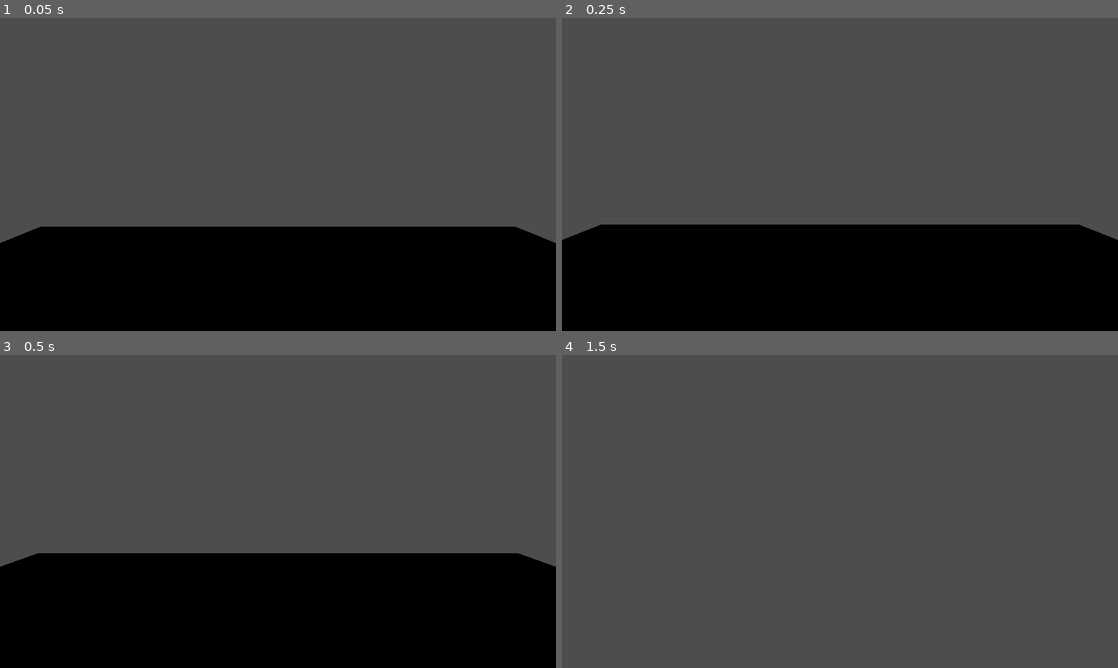
Above: before the commit, frames 1-4 (two rows, left to right).
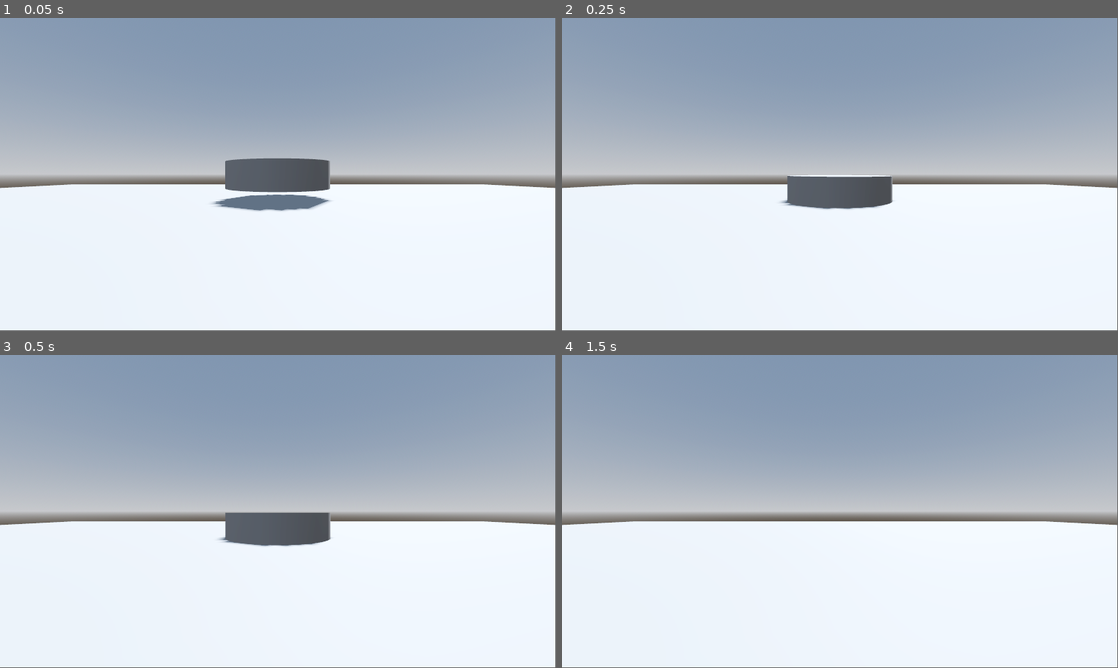
Above: after the commit, the same moments.

Repository: omaherne/turtlebot
Game: Godot game, scene res://maze_game.tscn
The game is run twice, just before and just after one commit, with the same random seed, the same clock (stepped at 60 frames per second) and the same inputs.
Inputs:
- Up to frame 1 (0.05 s): no input
- Up to frame 2 (0.25 s): no input
- Up to frame 3 (0.5 s): no input
- Up to frame 4 (1.5 s): tap Enter (ui_accept) at 0.5, 0.6, 0.77, 1.07, 1.35 s; hold Right (ui_right) 0.53-1.28 s; hold Down (ui_down) from 1.28 s (still down)
In our replay, the window is 800x450 before the commit and 799x449 after it. These sizes can differ from the game's own. Grey fills any space a smaller window leaves; there, only what the larger window draws over its background counts as a difference.

The runs differ from the first frame. In frame 1, 98% of the frame differs, in the area x 0-100%, y 0-100%; in frame 2, 98%; in frame 3, 98%; in frame 4, 100%.

Commit message:
GAME TIME
Added some movement, and updated the organization of the game

Diff:
--- /dev/null
+++ b/turtlebot-simulation/floor.gd
@@ -0,0 +1,11 @@
+extends MeshInstance3D
+
+
+# Called when the node enters the scene tree for the first time.
+func _ready() -> void:
+	pass # Replace with function body.
+
+
+# Called every frame. 'delta' is the elapsed time since the previous frame.
+func _process(delta: float) -> void:
+	pass
--- a/turtlebot-simulation/maze_game.tscn
+++ b/turtlebot-simulation/maze_game.tscn
@@ -1,26 +1,46 @@
-[gd_scene load_steps=4 format=3 uid="uid://cq47nanir25rs"]
+[gd_scene load_steps=7 format=3 uid="uid://cq47nanir25rs"]
 
-[ext_resource type="Script" path="res://turtle_bot.gd" id="1_74atu"]
+[ext_resource type="PackedScene" uid="uid://c2x7l0r3hggc2" path="res://turtle_bot.tscn" id="1_uk3sr"]
 
-[sub_resource type="QuadMesh" id="QuadMesh_46mps"]
-size = Vector2(50, 50)
+[sub_resource type="ProceduralSkyMaterial" id="ProceduralSkyMaterial_5hosa"]
+sky_horizon_color = Color(0.64625, 0.65575, 0.67075, 1)
+ground_horizon_color = Color(0.64625, 0.65575, 0.67075, 1)
 
-[sub_resource type="BoxShape3D" id="BoxShape3D_mn2v1"]
+[sub_resource type="Sky" id="Sky_xrkwd"]
+sky_material = SubResource("ProceduralSkyMaterial_5hosa")
 
-[node name="MazeGame" type="Node"]
+[sub_resource type="Environment" id="Environment_cstau"]
+background_mode = 2
+sky = SubResource("Sky_xrkwd")
+tonemap_mode = 2
+glow_enabled = true
+
+[sub_resource type="PlaneMesh" id="PlaneMesh_jma04"]
+size = Vector2(10, 10)
+
+[sub_resource type="ConcavePolygonShape3D" id="ConcavePolygonShape3D_im18f"]
+data = PackedVector3Array(5, 0, 5, -5, 0, 5, 5, 0, -5, -5, 0, 5, -5, 0, -5, 5, 0, -5)
+
+[node name="Maze Game" type="Node"]
+
+[node name="WorldEnvironment" type="WorldEnvironment" parent="."]
+environment = SubResource("Environment_cstau")
+
+[node name="DirectionalLight3D" type="DirectionalLight3D" parent="."]
+transform = Transform3D(-0.866023, -0.433016, 0.250001, 0, 0.499998, 0.866027, -0.500003, 0.749999, -0.43301, 0, 0, 0)
+shadow_enabled = true
+
+[node name="Camera3D" type="Camera3D" parent="."]
+transform = Transform3D(1, 0, 0, 0, 1, 0, 0, 0, 1, 0, 0.25, 0)
 
 [node name="Floor" type="MeshInstance3D" parent="."]
-transform = Transform3D(1, 0, 0, 0, -4.37114e-08, 1, 0, -1, -4.37114e-08, 0, 0, 0)
-mesh = SubResource("QuadMesh_46mps")
+mesh = SubResource("PlaneMesh_jma04")
+skeleton = NodePath("../Camera3D")
 
-[node name="Turtle Bot" type="CharacterBody3D" parent="."]
-transform = Transform3D(1, 0, 0, 0, -4.37114e-08, 1, 0, -1, -4.37114e-08, 0, 0, 0)
-script = ExtResource("1_74atu")
+[node name="StaticBody3D" type="StaticBody3D" parent="Floor"]
 
-[node name="CollisionShape3D" type="CollisionShape3D" parent="Turtle Bot"]
-transform = Transform3D(1, 0, 0, 0, 1, 0, 0, 0, 1, 0, -2.7634e-08, 0.632192)
-shape = SubResource("BoxShape3D_mn2v1")
+[node name="CollisionShape3D" type="CollisionShape3D" parent="Floor/StaticBody3D"]
+shape = SubResource("ConcavePolygonShape3D_im18f")
 
-[node name="Camera3D" type="Camera3D" parent="Turtle Bot"]
-transform = Transform3D(1, 0, 0, 0, 0.173648, -0.984808, 0, 0.984808, 0.173648, 0, 0, 10)
-fov = 63.8194
+[node name="TurtleBot" parent="." instance=ExtResource("1_uk3sr")]
+transform = Transform3D(1, 0, 0, 0, 1, 0, 0, 0, 1, 0, 0.25, -2)
--- a/turtlebot-simulation/project.godot
+++ b/turtlebot-simulation/project.godot
@@ -17,5 +17,41 @@
 
 [display]
 
-window/size/viewport_width=1280
-window/size/viewport_height=720
+window/size/viewport_width=1920
+window/size/viewport_height=1080
+window/size/mode=2
+
+[input]
+
+move_forward={
+"deadzone": 0.5,
+"events": [Object(InputEventKey,"resource_local_to_scene":false,"resource_name":"","device":-1,"window_id":0,"alt_pressed":false,"shift_pressed":false,"ctrl_pressed":false,"meta_pressed":false,"pressed":false,"keycode":0,"physical_keycode":87,"key_label":0,"unicode":119,"location":0,"echo":false,"script":null)
+, Object(InputEventKey,"resource_local_to_scene":false,"resource_name":"","device":-1,"window_id":0,"alt_pressed":false,"shift_pressed":false,"ctrl_pressed":false,"meta_pressed":false,"pressed":false,"keycode":0,"physical_keycode":4194320,"key_label":0,"unicode":0,"location":0,"echo":false,"script":null)
+]
+}
+rotate_left={
+"deadzone": 0.5,
+"events": [Object(InputEventKey,"resource_local_to_scene":false,"resource_name":"","device":-1,"window_id":0,"alt_pressed":false,"shift_pressed":false,"ctrl_pressed":false,"meta_pressed":false,"pressed":false,"keycode":0,"physical_keycode":65,"key_label":0,"unicode":97,"location":0,"echo":false,"script":null)
+, Object(InputEventKey,"resource_local_to_scene":false,"resource_name":"","device":-1,"window_id":0,"alt_pressed":false,"shift_pressed":false,"ctrl_pressed":false,"meta_pressed":false,"pressed":false,"keycode":0,"physical_keycode":4194319,"key_label":0,"unicode":0,"location":0,"echo":false,"script":null)
+]
+}
+rotate_right={
+"deadzone": 0.5,
+"events": [Object(InputEventKey,"resource_local_to_scene":false,"resource_name":"","device":-1,"window_id":0,"alt_pressed":false,"shift_pressed":false,"ctrl_pressed":false,"meta_pressed":false,"pressed":false,"keycode":0,"physical_keycode":68,"key_label":0,"unicode":100,"location":0,"echo":false,"script":null)
+, Object(InputEventKey,"resource_local_to_scene":false,"resource_name":"","device":-1,"window_id":0,"alt_pressed":false,"shift_pressed":false,"ctrl_pressed":false,"meta_pressed":false,"pressed":false,"keycode":0,"physical_keycode":4194321,"key_label":0,"unicode":0,"location":0,"echo":false,"script":null)
+]
+}
+move_backward={
+"deadzone": 0.5,
+"events": [Object(InputEventKey,"resource_local_to_scene":false,"resource_name":"","device":-1,"window_id":0,"alt_pressed":false,"shift_pressed":false,"ctrl_pressed":false,"meta_pressed":false,"pressed":false,"keycode":0,"physical_keycode":83,"key_label":0,"unicode":115,"location":0,"echo":false,"script":null)
+, Object(InputEventKey,"resource_local_to_scene":false,"resource_name":"","device":-1,"window_id":0,"alt_pressed":false,"shift_pressed":false,"ctrl_pressed":false,"meta_pressed":false,"pressed":false,"keycode":0,"physical_keycode":4194322,"key_label":0,"unicode":0,"location":0,"echo":false,"script":null)
+]
+}
+
+[rendering]
+
+anti_aliasing/quality/msaa_3d=1
+lights_and_shadows/quality/msaa_3d=0
+lights_and_shadows/size/mode=0
+lights_and_shadows/size/viewport_height=648
+lights_and_shadows/size/viewport_width=1152
--- a/turtlebot-simulation/turtle_bot.gd
+++ b/turtlebot-simulation/turtle_bot.gd
@@ -1,28 +1,11 @@
-extends CharacterBody3D
+extends RigidBody3D
 
-
-const SPEED = 5.0
-const JUMP_VELOCITY = 4.5
-
+func _ready() -> void:
+	pass
 
 func _physics_process(delta: float) -> void:
-	# Add the gravity.
-	if not is_on_floor():
-		velocity += get_gravity() * delta
+	var input := Vector3.ZERO
+	input.x = Input.get_axis("rotate_left", "rotate_right") # moves the bot left instead of turning, will get to it later
+	input.z = Input.get_axis("move_forward", "move_backward")
 
-	# Handle jump.
-	if Input.is_action_just_pressed("ui_accept") and is_on_floor():
-		velocity.y = JUMP_VELOCITY
-
-	# Get the input direction and handle the movement/deceleration.
-	# As good practice, you should replace UI actions with custom gameplay actions.
-	var input_dir := Input.get_vector("ui_left", "ui_right", "ui_up", "ui_down")
-	var direction := (transform.basis * Vector3(input_dir.x, 0, input_dir.y)).normalized()
-	if direction:
-		velocity.x = direction.x * SPEED
-		velocity.z = direction.z * SPEED
-	else:
-		velocity.x = move_toward(velocity.x, 0, SPEED)
-		velocity.z = move_toward(velocity.z, 0, SPEED)
-
-	move_and_slide()
+	apply_central_force(input * 1200.0 * delta)
--- a/turtlebot-simulation/turtle_bot.tscn
+++ b/turtlebot-simulation/turtle_bot.tscn
@@ -1,10 +1,18 @@
-[gd_scene load_steps=2 format=3 uid="uid://c2x7l0r3hggc2"]
+[gd_scene load_steps=4 format=3 uid="uid://c2x7l0r3hggc2"]
 
 [ext_resource type="Script" path="res://turtle_bot.gd" id="1_tqup1"]
 
-[node name="TurtleBot" type="Node3D"]
+[sub_resource type="CylinderMesh" id="CylinderMesh_7qe2u"]
+height = 0.25
+
+[sub_resource type="ConvexPolygonShape3D" id="ConvexPolygonShape3D_2s888"]
+points = PackedVector3Array(0.144611, 0.125, 0.448612, -0.0895657, -0.125, -0.478058, -0.0867667, 0.125, -0.463119, -0.46299, -0.125, 0.14937, 0.478058, -0.125, 0.0895657, 0.405183, 0.125, -0.245884, -0.463119, 0.125, -0.0867667, 0.0895657, -0.125, 0.478058, -0.289404, 0.125, 0.376261, 0.304512, -0.112224, -0.395903, -0.388399, -0.125, -0.298739, 0.405183, 0.125, 0.245884, -0.194106, -0.125, 0.448109, 0.298739, -0.125, 0.388305, 0.18804, 0.125, -0.434106, -0.289404, 0.125, -0.376261, 0.448109, -0.125, -0.194106, 0.463119, 0.125, -0.0867667, -0.434106, 0.125, 0.188131, -0.0867667, 0.125, 0.463119, -0.388399, -0.125, 0.298739, -0.478058, -0.125, -0.0895657, 0.0895657, -0.125, -0.478058, -0.25391, -0.125, -0.418254, -0.405183, 0.125, -0.245975, 0.418254, -0.125, 0.253816, 0.289404, 0.125, 0.376171, 0.463119, 0.125, 0.0867667, -0.463119, 0.125, 0.0867667, 0.289404, 0.125, -0.376171, 0.478058, -0.125, -0.0895657, -0.0895657, -0.125, 0.478058)
+
+[node name="TurtleBot" type="RigidBody3D"]
 script = ExtResource("1_tqup1")
 
-[node name="CharacterBody3D" type="CharacterBody3D" parent="."]
+[node name="MeshInstance3D" type="MeshInstance3D" parent="."]
+mesh = SubResource("CylinderMesh_7qe2u")
 
-[node name="CollisionShape3D" type="CollisionShape3D" parent="CharacterBody3D"]
+[node name="CollisionShape3D" type="CollisionShape3D" parent="."]
+shape = SubResource("ConvexPolygonShape3D_2s888")
